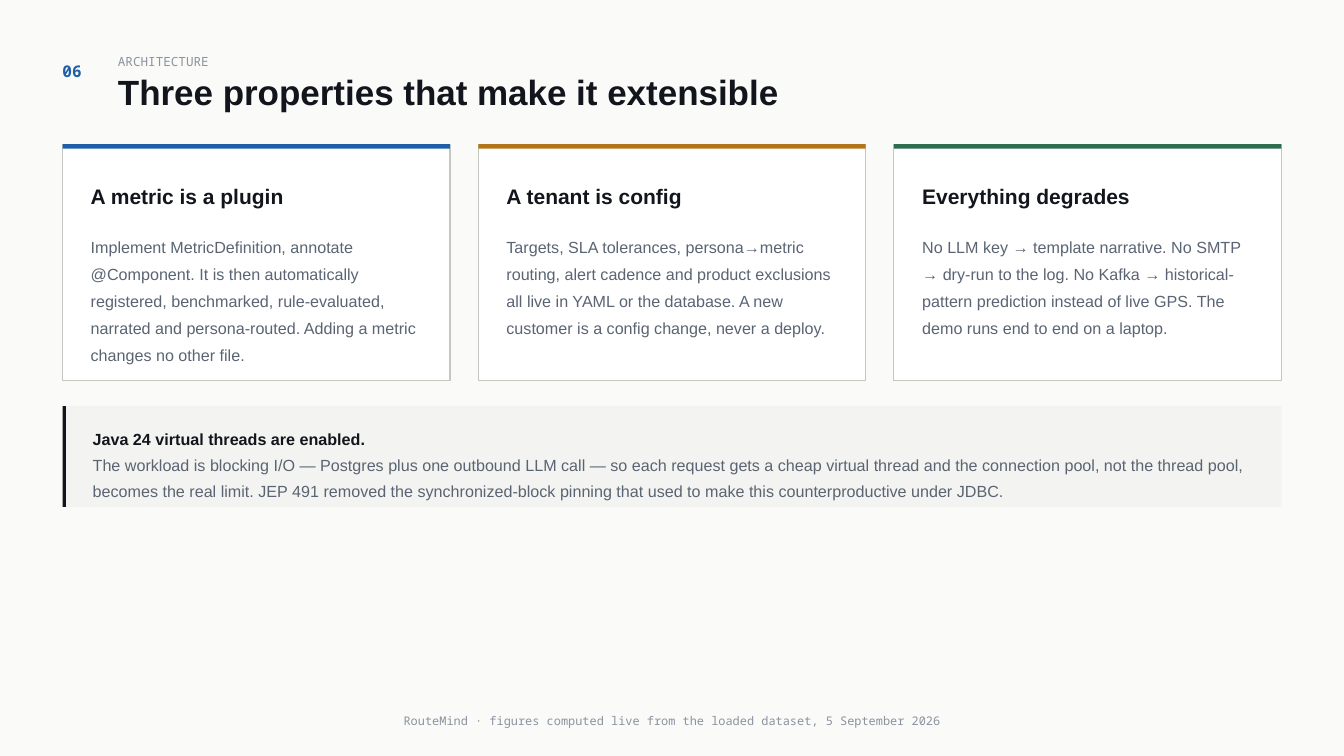
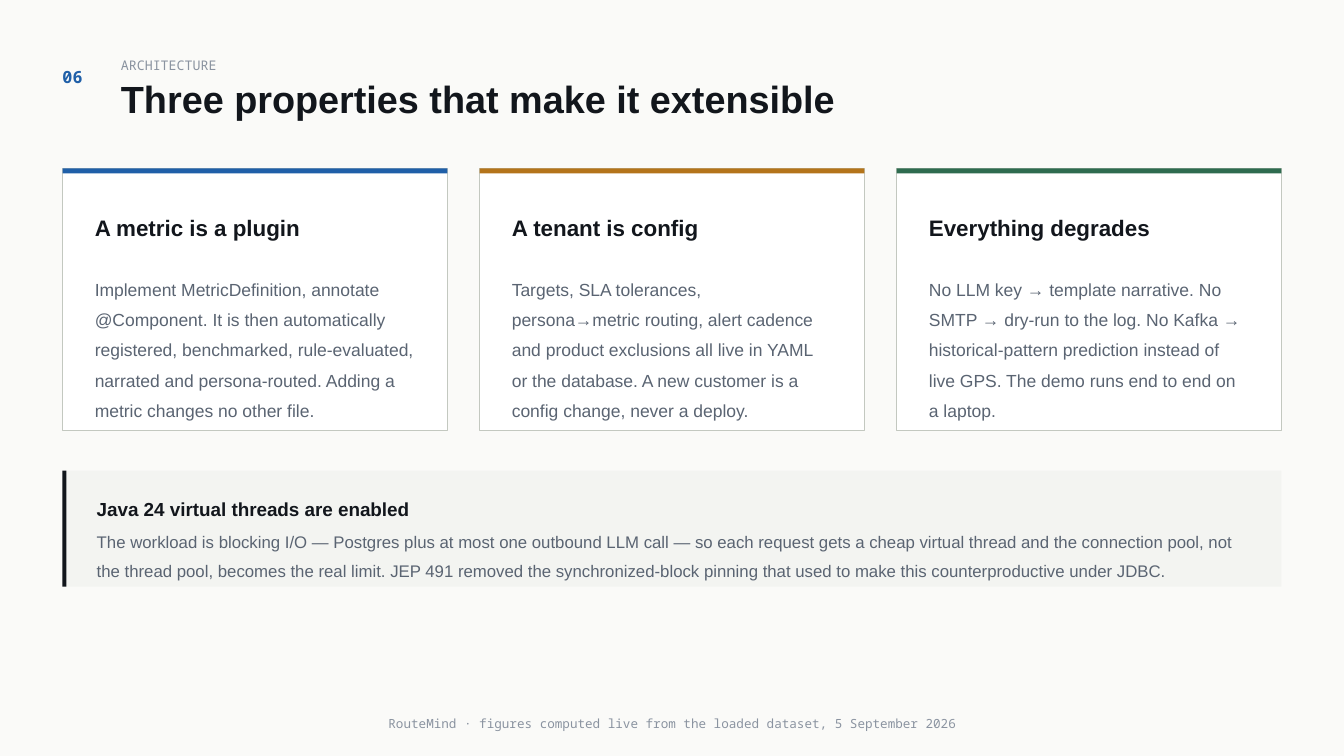
Before and after one commit to VishnuGupta16/routemind-service, a slide deck: slide 13 of docs/routemind-demo-deck.pptx. Drawn at 1344x756 pixels with LibreOffice and Linux fonts; fonts in the diff are those of the drawing. Boxes give left, top, right and bottom in pixels: in the first picture for what was removed or moved away, otherwise in the second. Text is boxed around its words. In the diff, an @@ line names an element or a change of style, - is before the commit and + after.

```diff
--- a/docs/routemind-demo-deck.pptx
+++ b/docs/routemind-demo-deck.pptx
@@ text "ARCHITECTURE" at (121,60,217,70): size 9 to 9.5 pt; line spacing 1.25 to 1.3 @@
@@ text "06" at (62,71,82,83): size 11.5 to 12 pt; line spacing 1.25 to 1.3 @@
@@ text "Three properties that make it ..." at (121,85,835,120): size 25 to 27 pt; line spacing 1 to 1.05 @@
@@ rectangle: place and size @@
-rectangle at (63,144,450,148)
+rectangle at (63,168,448,173)
@@ rectangle: place and size @@
-rectangle at (63,144,450,381)
+rectangle at (63,168,448,431)
@@ rectangle: place and size @@
-rectangle at (478,144,865,148)
+rectangle at (480,168,865,173)
@@ rectangle: place and size @@
-rectangle at (478,144,865,381)
+rectangle at (480,168,865,431)
@@ rectangle: place and size @@
-rectangle at (894,144,1281,148)
+rectangle at (897,168,1282,173)
@@ rectangle: place and size @@
-rectangle at (894,144,1281,381)
+rectangle at (897,168,1282,431)
@@ text "A metric is a plugin": place and size @@
-text "A metric is a plugin" at (91,188,283,208)
+text "A metric is a plugin" at (95,219,300,241)
@@ text "A tenant is config": place and size @@
-text "A tenant is config" at (506,188,682,208)
+text "A tenant is config" at (512,219,698,241)
@@ size 15 to 16 pt; line spacing 1.15 to 1.2 in 3 elements at (95,219,300,241), (512,219,698,241), (929,219,1149,241) @@
@@ text "Everything degrades": place and size @@
-text "Everything degrades" at (922,188,1129,208)
+text "Everything degrades" at (929,219,1149,241)
@@ size 11.5 to 12.5 pt; line spacing 1.4 to 1.45 in 3 elements at (512,283,813,421), (929,283,1235,387), (95,283,414,421) @@
@@ text "Implement MetricDefinition, annotate @Component. It ...": place and size @@
-text "Implement MetricDefinition, annotate @Component. It ..." at (91,241,416,365)
+text "Implement MetricDefinition, annotate @Component. It ..." at (95,283,414,421)
@@ text "Targets, SLA tolerances, persona→metric routing, ...": place and size @@
-text "Targets, SLA tolerances, persona→metric routing, ..." at (506,241,830,338)
+text "Targets, SLA tolerances, persona→metric routing, ..." at (512,283,813,421)
@@ text "No LLM key → template ...": place and size @@
-text "No LLM key → template ..." at (922,241,1241,338)
+text "No LLM key → template ..." at (929,283,1235,387)
@@ rectangle: place and size @@
-rectangle at (63,406,1281,507)
+rectangle at (63,471,1281,587)
@@ rectangle: place and size @@
-rectangle at (63,406,67,507)
+rectangle at (63,471,67,587)
@@ text added at (97,502,409,516), 13.5 pt, text #12161C, bold @@
+Java 24 virtual threads are enabled
@@ text at (97,536,1231,581): text changed; size 11.5 to 12 pt @@
-Java 24 virtual threads are enabled.
-The workload is blocking I/O — Postgres plus one outbound LLM call — so each request gets a cheap virtual thread and the connection pool, not the thread pool, becomes the real limit. JEP 491 removed the synchronized-block pinning that used to make this counterproductive under JDBC.
+The workload is blocking I/O — Postgres plus at most one outbound LLM call — so each request gets a cheap virtual thread and the connection pool, not the thread pool, becomes the real limit. JEP 491 removed the synchronized-block pinning that used to make this counterproductive under JDBC.
@@ text "RouteMind · figures computed live ..." at (388,718,956,731): size 8.5 to 9 pt; line spacing 1 to 1.3 @@
```
Also in this commit, not shown: 12 other slides changed.
